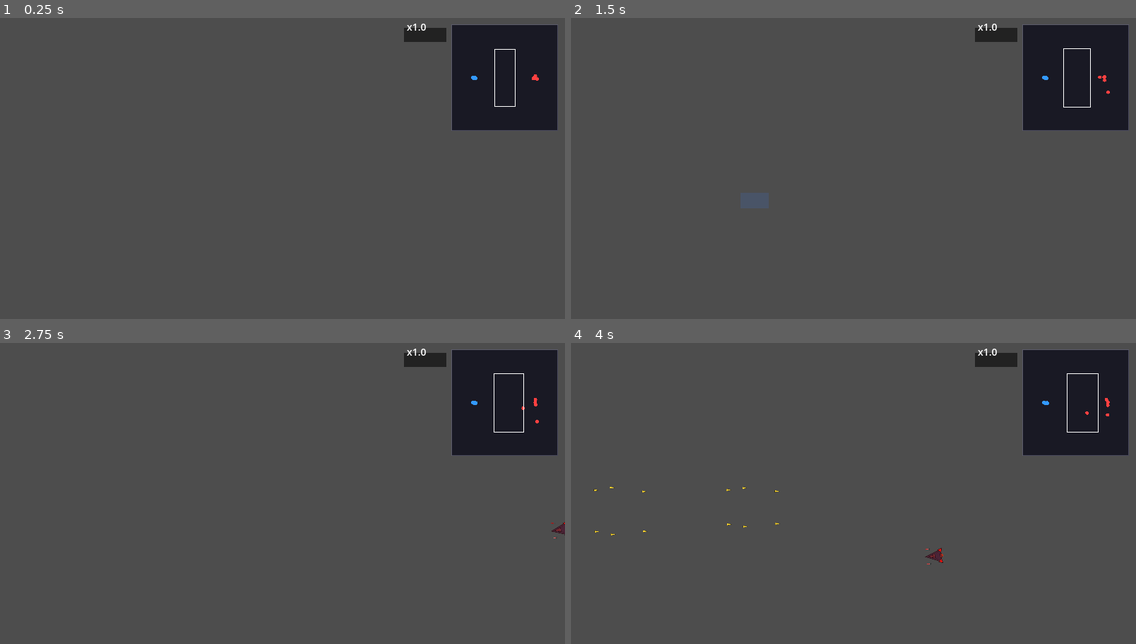
Above: before the commit, frames 1-4 (two rows, left to right).
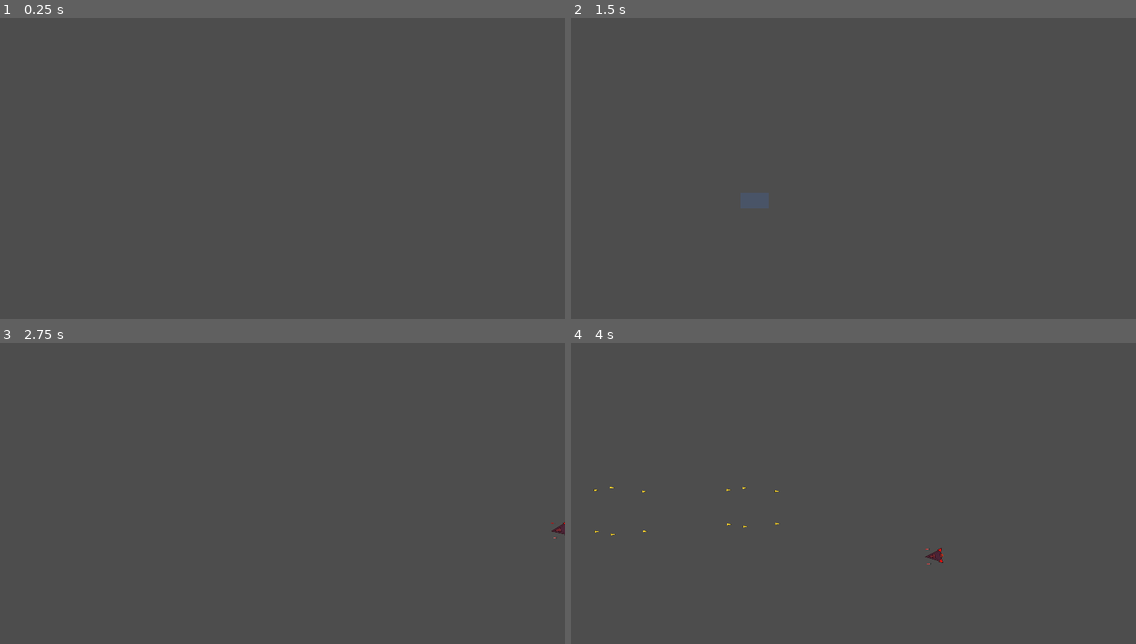
Above: after the commit, the same moments.

Repository: ZhanXuzhao/SpaceRTS
Game: Godot game, scene res://scenes/main.tscn
Same seed, same stepped clock (60 frames per second), same inputs: the game is played once before the commit and once after it.
Inputs (mouse positions are in pixels of both pictures, inside the frame that each line leads up to):
- Up to frame 1 (0.25 s): no input
- Up to frame 2 (1.5 s): tap Enter at 0.5 s; move the mouse to (977, 159) at 0.52 s; hold W 0.53-1.25 s; tap R at 0.6 s; click (977, 159) at 0.67 s; tap Space at 1.25 s; drag from (740, 192) to (825, 240) at 1.27 s
- Up to frame 3 (2.75 s): move the mouse to (339, 433) at 2.02 s; hold W from 2.03 s (still down); tap H at 2.1 s; click (339, 433) at 2.17 s
- Up to frame 4 (4 s): release W at 2.75 s; drag from (825, 565) to (684, 454) at 2.77 s; move the mouse to (1023, 550) at 3.52 s; hold A from 3.53 s (still down); tap G at 3.6 s; click (1023, 550) at 3.67 s

The runs differ from the first frame. In frame 1, 7.0% of the frame differs, in the area x 71-99%, y 1-38%; in frame 2, 7.0%; in frame 3, 7.0%; in frame 4, 7.0%.

Commit message:
refactor: HUD/小地图节点静态写入场景文件，代码只负责更新
- main.tscn: 重构场景节点树
  Hud > TopBar(全宽40px)、InfoPanel(左下)、SkillPanel(右下)
  所有Label/ColorRect子节点静态定义在场景中
  MinimapContainer(150x150 ColorRect) > Minimap
  OverlayLayer、Camera2D 也从代码移到场景
- main.gd: 移除节点代码创建，所有节点引用场景已有对象
  每帧定位 MinimapContainer 到右上角
- hud.gd: 移除 _build_* 函数，_ready 只收集场景子节点引用
  _process 只更新属性/位置，不再创建节点
- minimap.gd: 移除 MAP_SIZE 常量，改为读取父容器 size
  修改场景中容器尺寸即可调整小地图

Diff:
--- a/scenes/main.tscn
+++ b/scenes/main.tscn
@@ -1,8 +1,9 @@
-[gd_scene load_steps=4 format=3 uid="uid://main_scene"]
+[gd_scene load_steps=5 format=3 uid="uid://main_scene"]
 
 [ext_resource type="Script" path="res://scripts/main.gd" id="1"]
 [ext_resource type="PackedScene" path="res://scenes/unit.tscn" id="2"]
 [ext_resource type="Script" path="res://scripts/hud.gd" id="3"]
+[ext_resource type="Script" path="res://scripts/minimap.gd" id="4"]
 
 [node name="Main" type="Node2D"]
 script = ExtResource("1")
@@ -10,7 +11,218 @@
 blue_count = 2
 red_count = 2
 
+[node name="Camera2D" type="Camera2D" parent="."]
+
+[node name="MinimapLayer" type="CanvasLayer" parent="."]
+
+[node name="MinimapContainer" type="ColorRect" parent="MinimapLayer"]
+color = Color(0, 0, 0, 0)
+size = Vector2(150, 150)
+
+[node name="Minimap" type="Node2D" parent="MinimapLayer/MinimapContainer"]
+script = ExtResource("4")
+
+[node name="OverlayLayer" type="CanvasLayer" parent="."]
+
 [node name="HudLayer" type="CanvasLayer" parent="."]
 
 [node name="Hud" type="Node2D" parent="HudLayer"]
 script = ExtResource("3")
+
+[node name="TopBar" type="Node2D" parent="HudLayer/Hud"]
+
+[node name="SpeedIndicator" type="Label" parent="HudLayer/Hud/TopBar"]
+visible = false
+theme_override_colors/font_color = Color(0.2, 1, 0.5, 1)
+theme_override_font_sizes/font_size = 14
+
+[node name="InfoPanel" type="Node2D" parent="HudLayer/Hud"]
+
+[node name="ShipClassLabel" type="Label" parent="HudLayer/Hud/InfoPanel"]
+theme_override_font_sizes/font_size = 12
+
+[node name="SpeedLabel" type="Label" parent="HudLayer/Hud/InfoPanel"]
+theme_override_font_sizes/font_size = 12
+
+[node name="ShieldBarBg" type="ColorRect" parent="HudLayer/Hud/InfoPanel"]
+color = Color(0.15, 0.15, 0.2, 0.8)
+size = Vector2(120, 6)
+
+[node name="ShieldBarFill" type="ColorRect" parent="HudLayer/Hud/InfoPanel"]
+color = Color(0.2, 0.5, 1, 0.9)
+size = Vector2(0, 6)
+
+[node name="ShieldLabel" type="Label" parent="HudLayer/Hud/InfoPanel"]
+theme_override_colors/font_color = Color(0.6, 0.8, 1, 1)
+theme_override_font_sizes/font_size = 10
+
+[node name="HullBarBg" type="ColorRect" parent="HudLayer/Hud/InfoPanel"]
+color = Color(0.15, 0.15, 0.2, 0.8)
+size = Vector2(120, 6)
+
+[node name="HullBarFill" type="ColorRect" parent="HudLayer/Hud/InfoPanel"]
+color = Color(0.2, 1, 0.3, 1)
+size = Vector2(0, 6)
+
+[node name="HullLabel" type="Label" parent="HudLayer/Hud/InfoPanel"]
+theme_override_colors/font_color = Color(0.6, 1, 0.6, 1)
+theme_override_font_sizes/font_size = 10
+
+[node name="WeaponLabel" type="Label" parent="HudLayer/Hud/InfoPanel"]
+theme_override_font_sizes/font_size = 12
+
+[node name="AttackModeLabel" type="Label" parent="HudLayer/Hud/InfoPanel"]
+theme_override_colors/font_color = Color(0.8, 0.8, 0.6, 1)
+theme_override_font_sizes/font_size = 11
+
+[node name="DroneLabel" type="Label" parent="HudLayer/Hud/InfoPanel"]
+visible = false
+theme_override_colors/font_color = Color(0.6, 0.8, 1, 1)
+theme_override_font_sizes/font_size = 11
+
+[node name="SkillPanel" type="Node2D" parent="HudLayer/Hud"]
+
+[node name="SkillBtn0" type="Node2D" parent="HudLayer/Hud/SkillPanel"]
+visible = false
+
+[node name="Bg" type="ColorRect" parent="HudLayer/Hud/SkillPanel/SkillBtn0"]
+color = Color(0.2, 0.6, 1, 1)
+size = Vector2(50, 50)
+
+[node name="Border" type="ColorRect" parent="HudLayer/Hud/SkillPanel/SkillBtn0"]
+color = Color(0.2, 0.2, 0.2, 0.6)
+size = Vector2(50, 50)
+mouse_filter = 2
+
+[node name="Name" type="Label" parent="HudLayer/Hud/SkillPanel/SkillBtn0"]
+position = Vector2(5, 5)
+theme_override_font_sizes/font_size = 10
+text = "加速"
+
+[node name="Key" type="Label" parent="HudLayer/Hud/SkillPanel/SkillBtn0"]
+position = Vector2(3, 38)
+theme_override_colors/font_color = Color(0.8, 0.8, 0.6, 1)
+theme_override_font_sizes/font_size = 9
+text = "Z"
+
+[node name="CD" type="Label" parent="HudLayer/Hud/SkillPanel/SkillBtn0"]
+position = Vector2(27, 38)
+visible = false
+theme_override_colors/font_color = Color(1, 0.8, 0.2, 1)
+theme_override_font_sizes/font_size = 10
+
+[node name="SkillBtn1" type="Node2D" parent="HudLayer/Hud/SkillPanel"]
+visible = false
+
+[node name="Bg" type="ColorRect" parent="HudLayer/Hud/SkillPanel/SkillBtn1"]
+color = Color(1, 0.4, 0.2, 1)
+size = Vector2(50, 50)
+
+[node name="Border" type="ColorRect" parent="HudLayer/Hud/SkillPanel/SkillBtn1"]
+color = Color(0.2, 0.2, 0.2, 0.6)
+size = Vector2(50, 50)
+mouse_filter = 2
+
+[node name="Name" type="Label" parent="HudLayer/Hud/SkillPanel/SkillBtn1"]
+position = Vector2(5, 5)
+theme_override_font_sizes/font_size = 10
+text = "速射"
+
+[node name="Key" type="Label" parent="HudLayer/Hud/SkillPanel/SkillBtn1"]
+position = Vector2(3, 38)
+theme_override_colors/font_color = Color(0.8, 0.8, 0.6, 1)
+theme_override_font_sizes/font_size = 9
+text = "X"
+
+[node name="CD" type="Label" parent="HudLayer/Hud/SkillPanel/SkillBtn1"]
+position = Vector2(27, 38)
+visible = false
+theme_override_colors/font_color = Color(1, 0.8, 0.2, 1)
+theme_override_font_sizes/font_size = 10
+
+[node name="SkillBtn2" type="Node2D" parent="HudLayer/Hud/SkillPanel"]
+visible = false
+
+[node name="Bg" type="ColorRect" parent="HudLayer/Hud/SkillPanel/SkillBtn2"]
+color = Color(0.2, 1, 0.3, 1)
+size = Vector2(50, 50)
+
+[node name="Border" type="ColorRect" parent="HudLayer/Hud/SkillPanel/SkillBtn2"]
+color = Color(0.2, 0.2, 0.2, 0.6)
+size = Vector2(50, 50)
+mouse_filter = 2
+
+[node name="Name" type="Label" parent="HudLayer/Hud/SkillPanel/SkillBtn2"]
+position = Vector2(5, 5)
+theme_override_font_sizes/font_size = 10
+text = "减伤"
+
+[node name="Key" type="Label" parent="HudLayer/Hud/SkillPanel/SkillBtn2"]
+position = Vector2(3, 38)
+theme_override_colors/font_color = Color(0.8, 0.8, 0.6, 1)
+theme_override_font_sizes/font_size = 9
+text = "C"
+
+[node name="CD" type="Label" parent="HudLayer/Hud/SkillPanel/SkillBtn2"]
+position = Vector2(27, 38)
+visible = false
+theme_override_colors/font_color = Color(1, 0.8, 0.2, 1)
+theme_override_font_sizes/font_size = 10
+
+[node name="SkillBtn3" type="Node2D" parent="HudLayer/Hud/SkillPanel"]
+visible = false
+
+[node name="Bg" type="ColorRect" parent="HudLayer/Hud/SkillPanel/SkillBtn3"]
+color = Color(0.8, 0.3, 1, 1)
+size = Vector2(50, 50)
+
+[node name="Border" type="ColorRect" parent="HudLayer/Hud/SkillPanel/SkillBtn3"]
+color = Color(0.2, 0.2, 0.2, 0.6)
+size = Vector2(50, 50)
+mouse_filter = 2
+
+[node name="Name" type="Label" parent="HudLayer/Hud/SkillPanel/SkillBtn3"]
+position = Vector2(5, 5)
+theme_override_font_sizes/font_size = 10
+text = "跃迁"
+
+[node name="Key" type="Label" parent="HudLayer/Hud/SkillPanel/SkillBtn3"]
+position = Vector2(3, 38)
+theme_override_colors/font_color = Color(0.8, 0.8, 0.6, 1)
+theme_override_font_sizes/font_size = 9
+text = "V"
+
+[node name="CD" type="Label" parent="HudLayer/Hud/SkillPanel/SkillBtn3"]
+position = Vector2(27, 38)
+visible = false
+theme_override_colors/font_color = Color(1, 0.8, 0.2, 1)
+theme_override_font_sizes/font_size = 10
+
+[node name="SkillBtn4" type="Node2D" parent="HudLayer/Hud/SkillPanel"]
+visible = false
+
+[node name="Bg" type="ColorRect" parent="HudLayer/Hud/SkillPanel/SkillBtn4"]
+color = Color(0.6, 0.2, 0.8, 1)
+size = Vector2(50, 50)
+
+[node name="Border" type="ColorRect" parent="HudLayer/Hud/SkillPanel/SkillBtn4"]
+color = Color(0.2, 0.2, 0.2, 0.6)
+size = Vector2(50, 50)
+mouse_filter = 2
+
+[node name="Name" type="Label" parent="HudLayer/Hud/SkillPanel/SkillBtn4"]
+position = Vector2(5, 5)
+theme_override_font_sizes/font_size = 10
+text = "减速"
+
+[node name="Key" type="Label" parent="HudLayer/Hud/SkillPanel/SkillBtn4"]
+position = Vector2(3, 38)
+theme_override_colors/font_color = Color(0.8, 0.8, 0.6, 1)
+theme_override_font_sizes/font_size = 9
+text = "B"
+
+[node name="CD" type="Label" parent="HudLayer/Hud/SkillPanel/SkillBtn4"]
+position = Vector2(27, 38)
+visible = false
+theme_override_colors/font_color = Color(1, 0.8, 0.2, 1)
+theme_override_font_sizes/font_size = 10
--- a/scripts/hud.gd
+++ b/scripts/hud.gd
@@ -2,7 +2,10 @@
 
 var main: Node2D = null
 
-# ---- 子节点引用 ----
+# ---- 场景子节点引用（在场景文件中静态定义）----
+var _top_bar: Node2D
+var _speed_indicator: Label
+var _info_panel: Node2D
 var _ship_class_label: Label
 var _speed_label: Label
 var _shield_bar_bg: ColorRect
@@ -14,10 +17,9 @@
 var _weapon_label: Label
 var _attack_mode_label: Label
 var _drone_label: Label
-var _speed_indicator: Label
+var _skill_panel: Node2D
 var _skill_buttons: Array[Node2D] = []
 
-const SKILL_KEYS := ["Z", "X", "C", "V", "B"]
 const SKILL_NAMES := ["加速", "速射", "减伤", "跃迁", "减速"]
 const SKILL_COLORS := [
 	Color(0.2, 0.6, 1.0),
@@ -33,101 +35,28 @@
 const BTN_SIZE := 50.0
 const BTN_GAP := 6.0
 const BTN_MARGIN := 20
+const TOP_BAR_H := 40
 
 
 func _ready() -> void:
-	_build_info_panel()
-	_build_speed_indicator()
-	_build_skill_buttons()
-
-
-func _build_info_panel() -> void:
-	_ship_class_label = _make_label("ShipClassLabel", Vector2(INFO_X, 0))
-	add_child(_ship_class_label)
-	_speed_label = _make_label("SpeedLabel", Vector2(INFO_X, 0))
-	add_child(_speed_label)
-	_shield_bar_bg = _make_bar_bg("ShieldBarBg", Vector2(INFO_X, 0))
-	add_child(_shield_bar_bg)
-	_shield_bar_fill = _make_bar_fill("ShieldBarFill", Vector2(INFO_X, 0), Color(0.2, 0.5, 1.0, 0.9))
-	add_child(_shield_bar_fill)
-	_shield_label = _make_label("ShieldLabel", Vector2(INFO_X + BAR_W + 6, 0), 10, Color(0.6, 0.8, 1.0))
-	add_child(_shield_label)
-	_hull_bar_bg = _make_bar_bg("HullBarBg", Vector2(INFO_X, 0))
-	add_child(_hull_bar_bg)
-	_hull_bar_fill = _make_bar_fill("HullBarFill", Vector2(INFO_X, 0), Color(0.2, 1.0, 0.3))
-	add_child(_hull_bar_fill)
-	_hull_label = _make_label("HullLabel", Vector2(INFO_X + BAR_W + 6, 0), 10, Color(0.6, 1.0, 0.6))
-	add_child(_hull_label)
-	_weapon_label = _make_label("WeaponLabel", Vector2(INFO_X, 0), 12, Color.WHITE)
-	add_child(_weapon_label)
-	_attack_mode_label = _make_label("AttackModeLabel", Vector2(INFO_X, 0), 11, Color(0.8, 0.8, 0.6))
-	add_child(_attack_mode_label)
-	_drone_label = _make_label("DroneLabel", Vector2(INFO_X, 0), 11, Color(0.6, 0.8, 1.0))
-	_drone_label.visible = false
-	add_child(_drone_label)
-
-
-func _build_speed_indicator() -> void:
-	_speed_indicator = _make_label("SpeedIndicator", Vector2.ZERO, 14, Color(0.2, 1.0, 0.5))
-	_speed_indicator.visible = false
-	add_child(_speed_indicator)
-
-
-func _build_skill_buttons() -> void:
+	# 收集场景中已有的子节点引用
+	_top_bar = $TopBar
+	_speed_indicator = $TopBar/SpeedIndicator
+	_info_panel = $InfoPanel
+	_ship_class_label = $InfoPanel/ShipClassLabel
+	_speed_label = $InfoPanel/SpeedLabel
+	_shield_bar_bg = $InfoPanel/ShieldBarBg
+	_shield_bar_fill = $InfoPanel/ShieldBarFill
+	_shield_label = $InfoPanel/ShieldLabel
+	_hull_bar_bg = $InfoPanel/HullBarBg
+	_hull_bar_fill = $InfoPanel/HullBarFill
+	_hull_label = $InfoPanel/HullLabel
+	_weapon_label = $InfoPanel/WeaponLabel
+	_attack_mode_label = $InfoPanel/AttackModeLabel
+	_drone_label = $InfoPanel/DroneLabel
+	_skill_panel = $SkillPanel
 	for i in 5:
-		var c = Node2D.new()
-		c.name = "SkillBtn" + str(i)
-		add_child(c)
-		var bg := ColorRect.new()
-		bg.name = "Bg"
-		bg.color = SKILL_COLORS[i]
-		bg.size = Vector2(BTN_SIZE, BTN_SIZE)
-		c.add_child(bg)
-		var border := ColorRect.new()
-		border.name = "Border"
-		border.color = Color(0.2, 0.2, 0.2, 0.6)
-		border.size = Vector2(BTN_SIZE, BTN_SIZE)
-		border.mouse_filter = Control.MOUSE_FILTER_PASS
-		c.add_child(border)
-		var nl := _make_label("Name", Vector2(5, 5), 10)
-		nl.text = SKILL_NAMES[i]
-		c.add_child(nl)
-		var kl := _make_label("Key", Vector2(3, BTN_SIZE - 12), 9, Color(0.8, 0.8, 0.6))
-		kl.text = SKILL_KEYS[i]
-		c.add_child(kl)
-		var cl := _make_label("CD", Vector2(BTN_SIZE - 23, BTN_SIZE - 12), 10, Color(1.0, 0.8, 0.2))
-		cl.name = "CD"
-		cl.visible = false
-		c.add_child(cl)
-		c.visible = false
-		_skill_buttons.append(c)
-
-
-func _make_label(label_name: String, pos: Vector2, font_size: int = 12, color: Color = Color.WHITE) -> Label:
-	var label := Label.new()
-	label.name = label_name
-	label.position = pos
-	label.add_theme_font_size_override("font_size", font_size)
-	label.add_theme_color_override("font_color", color)
-	return label
-
-
-func _make_bar_bg(bar_name: String, pos: Vector2) -> ColorRect:
-	var cr := ColorRect.new()
-	cr.name = bar_name
-	cr.position = pos
-	cr.size = Vector2(BAR_W, BAR_H)
-	cr.color = Color(0.15, 0.15, 0.2, 0.8)
-	return cr
-
-
-func _make_bar_fill(bar_name: String, pos: Vector2, color: Color) -> ColorRect:
-	var cr := ColorRect.new()
-	cr.name = bar_name
-	cr.position = pos
-	cr.size = Vector2(0, BAR_H)
-	cr.color = color
-	return cr
+		_skill_buttons.append(get_node("SkillPanel/SkillBtn" + str(i)))
 
 
 func _process(_delta: float) -> void:
@@ -139,25 +68,47 @@
 	var unit = sel[0]
 	if not is_instance_valid(unit) or unit.hull <= 0:
 		_hide_all(); return
+
 	var vsize = get_viewport().get_visible_rect().size
+
+	# ---- 顶部栏位置 ----
+	_top_bar.position = Vector2(0, 0)
+
+	# 速度指示器（顶部栏居中）
+	if Engine.time_scale != 1.0:
+		_speed_indicator.visible = true
+		_speed_indicator.position = Vector2(vsize.x / 2 - 30, 10)
+		_speed_indicator.text = "⚡ " + str(Engine.time_scale) + "x"
+	else:
+		_speed_indicator.visible = false
+
+	# ---- 左下信息面板 ----
 	var info_y = vsize.y - 170.0
-	var bar_y = info_y + 30
+	_info_panel.position = Vector2(0, info_y)
+
+	var bar_y = 30.0
 	var hull_bar_y = bar_y + BAR_H + 4
 	var line_y = hull_bar_y + BAR_H + 12
 	var lh = 14
+
 	var team_str = "蓝队" if unit.team == Unit.Team.BLUE else "红队"
 	var cnames := ["无人机", "护卫舰", "驱逐舰", "巡洋舰", "战列舰"]
 	var cls = cnames[Unit._ship_class_tier(unit.class_type)]
+
 	_make_visible()
-	_ship_class_label.position = Vector2(INFO_X, info_y)
+
+	_ship_class_label.position = Vector2(INFO_X, 0)
 	_ship_class_label.text = team_str + " " + cls
-	_speed_label.position = Vector2(INFO_X, info_y + 14)
+
+	_speed_label.position = Vector2(INFO_X, 14)
 	_speed_label.text = "速度: " + str(int(unit.speed * unit._speed_mult))
+
 	_shield_bar_bg.position = Vector2(INFO_X, bar_y)
 	_shield_bar_fill.position = Vector2(INFO_X, bar_y)
 	_shield_bar_fill.size.x = BAR_W * (unit.shield / unit.max_shield) if unit.max_shield > 0 else 0
 	_shield_label.position = Vector2(INFO_X + BAR_W + 6, bar_y + 5)
 	_shield_label.text = "护盾 " + str(int(unit.shield)) + "/" + str(int(unit.max_shield))
+
 	_hull_bar_bg.position = Vector2(INFO_X, hull_bar_y)
 	_hull_bar_fill.position = Vector2(INFO_X, hull_bar_y)
 	var hull_pct = unit.hull / unit.max_hull if unit.max_hull > 0 else 0
@@ -165,13 +116,16 @@
 	_hull_bar_fill.color = Color(0.2, 1.0, 0.3) if hull_pct > 0.5 else (Color(1.0, 0.8, 0.2) if hull_pct > 0.25 else Color(1.0, 0.2, 0.2))
 	_hull_label.position = Vector2(INFO_X + BAR_W + 6, hull_bar_y + 5)
 	_hull_label.text = "结构 " + str(int(unit.hull)) + "/" + str(int(unit.max_hull))
+
 	_weapon_label.position = Vector2(INFO_X, line_y)
 	_weapon_label.text = "武器: " + _get_weapon_summary(unit)
 	line_y += lh
+
 	_attack_mode_label.position = Vector2(INFO_X, line_y)
 	var mode_names := ["自由开火", "保持距离", "环绕射击"]
 	_attack_mode_label.text = "攻击模式: " + mode_names[unit._attack_mode] + " [G]"
 	line_y += lh
+
 	if unit.class_type == Unit.ShipClass.BATTLESHIP:
 		_drone_label.visible = true
 		_drone_label.position = Vector2(INFO_X, line_y)
@@ -179,12 +133,8 @@
 		_drone_label.text = "无人机 仓容/舱内/舱外: " + str(total) + "/" + str(unit._drone_bay) + "/" + str(unit._deployed_drones.size())
 	else:
 		_drone_label.visible = false
-	if Engine.time_scale != 1.0:
-		_speed_indicator.visible = true
-		_speed_indicator.position = Vector2(vsize.x - 90, 20)
-		_speed_indicator.text = "⚡ " + str(Engine.time_scale) + "x"
-	else:
-		_speed_indicator.visible = false
+
+	# ---- 右下技能面板 ----
 	_update_skill_buttons(sel, vsize)
 
 
@@ -192,43 +142,41 @@
 	var has_bs := false
 	var has_df := false
 	for u in sel:
-		if not is_instance_valid(u):
-			continue
-		if u.class_type == Unit.ShipClass.BATTLESHIP:
-			has_bs = true
-		if u.class_type in [Unit.ShipClass.DRONE, Unit.ShipClass.FRIGATE]:
-			has_df = true
+		if not is_instance_valid(u): continue
+		if u.class_type == Unit.ShipClass.BATTLESHIP: has_bs = true
+		if u.class_type in [Unit.ShipClass.DRONE, Unit.ShipClass.FRIGATE]: has_df = true
+
 	var indices: Array[int] = [0, 1, 2]
-	if has_bs:
-		indices.append(3)
-	if has_df:
-		indices.append(4)
+	if has_bs: indices.append(3)
+	if has_df: indices.append(4)
+
 	var n = indices.size()
 	var tw = n * BTN_SIZE + (n - 1) * BTN_GAP
 	var sx = vsize.x - tw - BTN_MARGIN
 	var sy = vsize.y - BTN_SIZE - BTN_MARGIN
+
 	for btn in _skill_buttons:
 		btn.visible = false
+
 	for si in range(n):
 		var i = indices[si]
 		var btn = _skill_buttons[i]
 		btn.visible = true
 		btn.position = Vector2(sx + si * (BTN_SIZE + BTN_GAP), sy)
+
 		var max_cd := 0.0
 		var any_active := false
 		for u in sel:
 			if is_instance_valid(u) and u.hull > 0:
-				if u._skill_cooldowns[i] > max_cd:
-					max_cd = u._skill_cooldowns[i]
-				if u._skill_timers[i] > 0:
-					any_active = true
+				if u._skill_cooldowns[i] > max_cd: max_cd = u._skill_cooldowns[i]
+				if u._skill_timers[i] > 0: any_active = true
+
 		var bg: ColorRect = btn.get_node("Bg")
 		var color = SKILL_COLORS[i]
-		if max_cd > 0:
-			color = color.darkened(0.5)
-		elif any_active:
-			color = color.lightened(0.3)
+		if max_cd > 0: color = color.darkened(0.5)
+		elif any_active: color = color.lightened(0.3)
 		bg.color = color
+
 		var cd: Label = btn.get_node("CD")
 		if max_cd > 0:
 			cd.visible = true
@@ -242,32 +190,27 @@
 		return
 	if main == null or main._selected_units.size() == 0:
 		return
+
 	var vsize = get_viewport().get_visible_rect().size
-	var has_bs := false
-	var has_df := false
+	var has_bs := false; var has_df := false
 	for u in main._selected_units:
-		if not is_instance_valid(u):
-			continue
-		if u.class_type == Unit.ShipClass.BATTLESHIP:
-			has_bs = true
-		if u.class_type in [Unit.ShipClass.DRONE, Unit.ShipClass.FRIGATE]:
-			has_df = true
+		if not is_instance_valid(u): continue
+		if u.class_type == Unit.ShipClass.BATTLESHIP: has_bs = true
+		if u.class_type in [Unit.ShipClass.DRONE, Unit.ShipClass.FRIGATE]: has_df = true
 	var indices: Array[int] = [0, 1, 2]
-	if has_bs:
-		indices.append(3)
-	if has_df:
-		indices.append(4)
+	if has_bs: indices.append(3)
+	if has_df: indices.append(4)
 	var n = indices.size()
 	var sx = vsize.x - (n * BTN_SIZE + (n - 1) * BTN_GAP) - BTN_MARGIN
 	var sy = vsize.y - BTN_SIZE - BTN_MARGIN
 	var mpos = event.position
+
 	for si in range(n):
 		var i = indices[si]
 		var rect = Rect2(sx + si * (BTN_SIZE + BTN_GAP), sy, BTN_SIZE, BTN_SIZE)
 		if rect.has_point(mpos):
 			for u in main._selected_units:
-				if is_instance_valid(u) and u.hull > 0:
-					u.activate_skill(i)
+				if is_instance_valid(u) and u.hull > 0: u.activate_skill(i)
 			get_viewport().set_input_as_handled()
 			return
 
--- a/scripts/main.gd
+++ b/scripts/main.gd
@@ -47,6 +47,7 @@
 var _camera: Camera2D
 var _zoom_target: float = 1.0
 var _minimap_node: Node2D
+var _minimap_container: ColorRect
 var _follow_unit: Unit = null  # F 键跟随目标
 
 # ----- 游戏结束状态 -----
@@ -69,30 +70,23 @@
 	get_window().size = screen_size
 	get_window().mode = Window.MODE_FULLSCREEN
 
-	# 相机
-	_camera = Camera2D.new()
-	_camera.name = "Camera2D"
+	# 相机（场景中已有节点）
+	_camera = $Camera2D
 	_camera.enabled = true
 	_camera.anchor_mode = Camera2D.ANCHOR_MODE_DRAG_CENTER
 	_camera.global_position = Vector2(700, 300)
-	add_child(_camera)
 	_camera.make_current()
 
-	# 小地图 CanvasLayer
-	var canvas_layer = CanvasLayer.new()
-	canvas_layer.name = "MinimapLayer"
-	add_child(canvas_layer)
-	_minimap_node = Node2D.new()
-	_minimap_node.set_script(preload("res://scripts/minimap.gd"))
-	canvas_layer.add_child(_minimap_node)
+	# 小地图（场景中已有 MinimapLayer > MinimapContainer > Minimap）
+	_minimap_node = $MinimapLayer/MinimapContainer/Minimap
 	_minimap_node.camera_ref = _camera
-
-	# 菜单覆图层（Button 控件，始终在最上层）
-	_overlay = load("res://scripts/overlay.gd").new()
-	_overlay.name = "OverlayLayer"
+	_minimap_container = $MinimapLayer/MinimapContainer
+
+	# 菜单覆图层（场景中已有 OverlayLayer）
+	_overlay = $OverlayLayer
+	_overlay.set_script(preload("res://scripts/overlay.gd"))
 	_overlay.main = self
 	_overlay.process_mode = Node.PROCESS_MODE_ALWAYS
-	add_child(_overlay)
 	_overlay.visible = false
 
 	# ---- HUD（场景中已定义 HudLayer > Hud）----
@@ -151,6 +145,10 @@
 		_camera.position = _camera.position.lerp(_follow_unit.global_position, delta * 5.0)
 	elif _follow_unit != null:
 		_follow_unit = null
+
+	# ---- 定位小地图容器（右上角）----
+	var vsize = get_viewport().get_visible_rect().size
+	_minimap_container.position = Vector2(vsize.x - _minimap_container.size.x - 10, 10)
 
 	# ---- 更新小地图 ----
 	_minimap_node.units = _units
--- a/scripts/minimap.gd
+++ b/scripts/minimap.gd
@@ -14,8 +14,13 @@
 ## 小地图拖拽状态
 var _dragging_minimap: bool = false
 
-const MAP_SIZE: Vector2 = Vector2(150, 150)
-const MAP_MARGIN: float = 10.0
+
+## 获取容器（父节点 ColorRect）提供的尺寸
+func _get_map_size() -> Vector2:
+	var p = get_parent()
+	if p is ColorRect:
+		return p.size
+	return Vector2(150, 150)
 
 
 func _input(event: InputEvent) -> void:
@@ -44,17 +49,17 @@
 
 
 func _get_map_rect() -> Rect2:
-	var viewport_size = get_viewport().get_visible_rect().size
-	var map_pos = Vector2(viewport_size.x - MAP_SIZE.x - MAP_MARGIN, MAP_MARGIN)
-	return Rect2(map_pos, MAP_SIZE)
+	var container = get_parent()
+	var map_pos = container.position if container is ColorRect else Vector2.ZERO
+	return Rect2(map_pos, _get_map_size())
 
 
 func _draw() -> void:
 	_update_bounds()
 
-	var viewport_size = get_viewport().get_visible_rect().size
-	var map_pos = Vector2(viewport_size.x - MAP_SIZE.x - MAP_MARGIN, MAP_MARGIN)
-	var map_rect = Rect2(map_pos, MAP_SIZE)
+	var map_size = _get_map_size()
+	var map_rect = _get_map_rect()
+	var map_pos = map_rect.position
 
 	# 背景
 	draw_rect(map_rect, Color(0.05, 0.05, 0.1, 0.8), true)
@@ -85,7 +90,7 @@
 	var cam_rect = _get_camera_viewport_rect()
 	if cam_rect:
 		var mm_cam_pos = _world_to_minimap(cam_rect.position, map_pos)
-		var mm_cam_size = cam_rect.size * (MAP_SIZE / _world_bounds.size)
+		var mm_cam_size = cam_rect.size * (map_size / _world_bounds.size)
 		draw_rect(Rect2(mm_cam_pos, mm_cam_size), Color.WHITE, false, 1.0)
 
 
@@ -124,12 +129,14 @@
 
 
 func _world_to_minimap(world: Vector2, map_pos: Vector2) -> Vector2:
-	var ratio = MAP_SIZE / _world_bounds.size
+	var map_size = _get_map_size()
+	var ratio = map_size / _world_bounds.size
 	return map_pos + (world - _world_bounds.position) * ratio
 
 
 func _minimap_to_world(mm_pos: Vector2, map_pos: Vector2) -> Vector2:
-	var ratio = _world_bounds.size / MAP_SIZE
+	var map_size = _get_map_size()
+	var ratio = _world_bounds.size / map_size
 	return _world_bounds.position + (mm_pos - map_pos) * ratio
 
 
